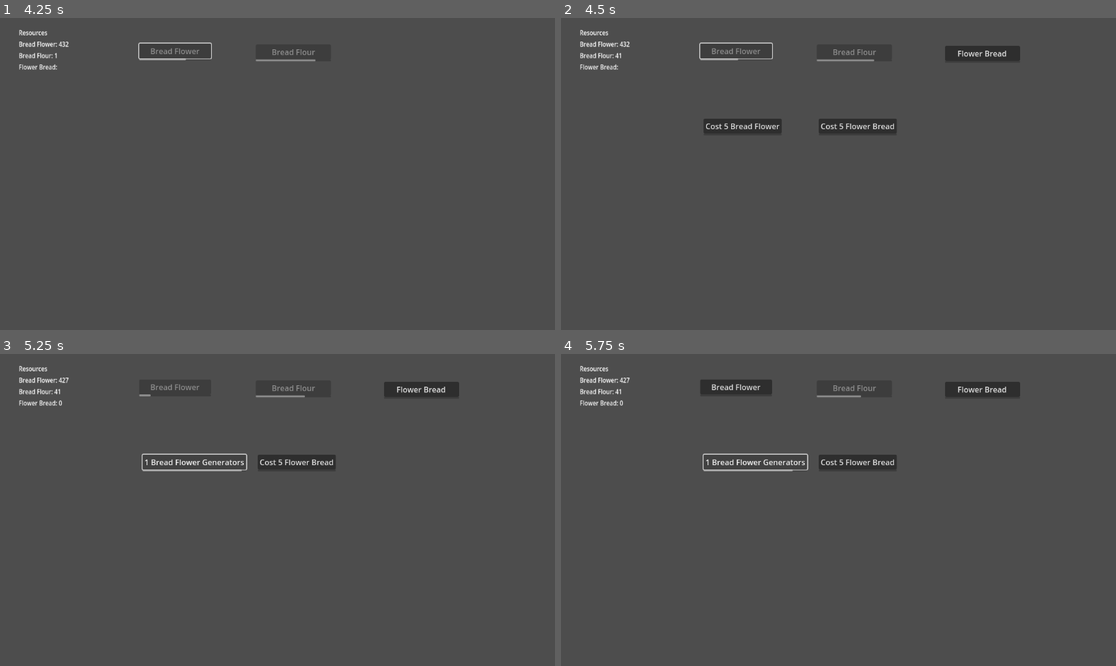
Above: before the commit, frames 1-4 (two rows, left to right).
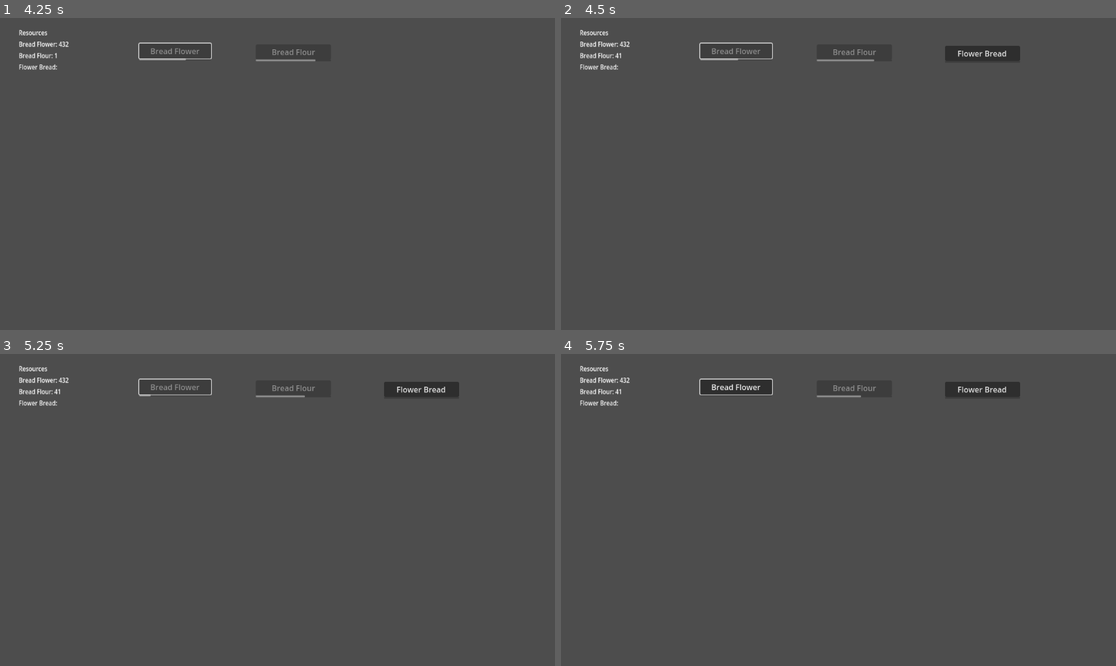
Above: after the commit, the same moments.

Repository: Quackstir/GlobalGameJam2024
Game: Godot game, scene res://main_menu.tscn
The game is run twice, just before and just after one commit, with the same random seed, the same clock (stepped at 60 frames per second) and the same inputs.
Inputs (mouse positions are in pixels of both pictures, inside the frame that each line leads up to):
- Up to frame 1 (4.25 s): click "PLAY" at 0.5 s; click "Bread Flower" at 1.25 s; move the mouse to (399, 158) at 2.02 s; hold 1 2.03-2.75 s; click "Bread Flour" at 2.75 s; click "Bread Flower" at 3.5 s
- Up to frame 2 (4.5 s): move the mouse to (727, 189) at 4.27 s; tap 2 at 4.35 s
- Up to frame 3 (5.25 s): click (183, 463) at 5 s, where only the run before the commit has a clickable "Cost 5 Bread Flower"
- Up to frame 4 (5.75 s): no input

Frame 1 is identical in both runs. In frame 2, 1.2% of the frame differs, in the area x 25-61%, y 32-37%; in frame 3, 1.1%; in frame 4, 1.1%.
Error after the commit: Parse Error: Expected indented block after function declaration. (res://Resource)

Commit message:
Added sfx to generators. Added all audio files

Diff:
--- a/GGJ 2024 Game/Objects/resource_generator.tscn
+++ b/GGJ 2024 Game/Objects/resource_generator.tscn
@@ -12,6 +12,21 @@
 theme_override_constants/separation = 0
 script = ExtResource("1_r1blx")
 resourceGeneratedLabel = ExtResource("2_a6ryy")
+TimeToGenerate = null
+Appear_BreadFlower = null
+Appear_BreadFlour = null
+Appear_FlowerBread = null
+Cost_BreadFlower = null
+CostIncrease_BreadFlower = null
+Cost_BreadFlour = null
+CostIncrease_BreadFlour = null
+Cost_FlowerBread = null
+CostIncrease_FlowerBread = null
+InitialGenerates_BreadFlower = null
+InitialGenerates_BreadFlour = null
+InitialGenerates_FlowerBread = null
+Text_BeforePurchase = null
+Text_Generates = null
 
 [node name="Time to Add" type="Timer" parent="."]
 process_callback = 0
@@ -33,5 +48,12 @@
 [node name="AudioStreamPlayer2D" type="AudioStreamPlayer2D" parent="."]
 stream = SubResource("AudioStreamWAV_yu7n4")
 
+[node name="ButtonClick" type="AudioStreamPlayer2D" parent="."]
+stream = SubResource("AudioStreamWAV_yu7n4")
+
+[node name="ButtonHover" type="AudioStreamPlayer2D" parent="."]
+stream = SubResource("AudioStreamWAV_yu7n4")
+
 [connection signal="timeout" from="Time to Add" to="." method="_on_time_to_add_timeout"]
 [connection signal="button_down" from="Generator Button" to="." method="_on_generator_button_button_down"]
+[connection signal="mouse_entered" from="Generator Button" to="." method="_on_generator_button_mouse_entered"]
--- a/GGJ 2024 Game/Resource Generator.gd
+++ b/GGJ 2024 Game/Resource Generator.gd
@@ -7,6 +7,7 @@
 @export var TimeToGenerate: float
 @export var SFX: AudioStreamWAV
 @onready var audio_stream_player_2d = $AudioStreamPlayer2D
+@onready var button_click = $ButtonClick
 
 @export_category("Appear at Amount")
 @export var Appear_BreadFlower: int
@@ -112,3 +113,6 @@
 	var format_string = "Cost %s Bread Flower \nCost %s Bread Flour \nCost %s Flower Bread"
 	var actual_string = format_string % [str(Cost_BreadFlower), str(Cost_BreadFlour), str(Cost_FlowerBread)];
 	generator_button.tooltip_text = actual_string
+
+
+func _on_generator_button_mouse_entered():
--- a/GGJ 2024 Game/game.tscn
+++ b/GGJ 2024 Game/game.tscn
@@ -1,10 +1,12 @@
-[gd_scene load_steps=8 format=3 uid="uid://df38chwp1fbss"]
+[gd_scene load_steps=10 format=3 uid="uid://df38chwp1fbss"]
 
 [ext_resource type="PackedScene" uid="uid://dg3uwahkagg3o" path="res://Objects/ResourceLabel.tscn" id="1_jp3d8"]
 [ext_resource type="Script" path="res://GameManager.gd" id="1_m5lb2"]
 [ext_resource type="Texture2D" uid="uid://udo31xfugt4p" path="res://Art/Background.png" id="2_3nj2y"]
 [ext_resource type="PackedScene" uid="uid://bvphef6wp11th" path="res://Objects/resource_generator.tscn" id="2_un4l8"]
-[ext_resource type="AudioStream" uid="uid://deoeafx2nqa4f" path="res://Audio/SFX/BreadGame Generator Left v.2.wav" id="4_7of1r"]
+[ext_resource type="AudioStream" uid="uid://deoeafx2nqa4f" path="res://Audio/SFX/Generator/BreadGame Generator Left v.2.wav" id="4_7of1r"]
+[ext_resource type="AudioStream" uid="uid://dkoiymhgudwh0" path="res://Audio/SFX/Generator/BreadGame Generator Middle v.2.wav" id="5_u54jv"]
+[ext_resource type="AudioStream" uid="uid://b6tbphl60bgjv" path="res://Audio/SFX/Generator/BreadGame Generator Right v.2.wav" id="6_hi454"]
 
 [sub_resource type="Animation" id="Animation_blfpj"]
 resource_name = "FadeGameOver"
@@ -103,53 +105,56 @@
 grow_horizontal = 2
 grow_vertical = 2
 
-[node name="Bread Flower Gen" parent="CanvasLayer/Control" node_paths=PackedStringArray("gameManager") instance=ExtResource("2_un4l8")]
+[node name="Bread Flower Gen" parent="CanvasLayer/Control" instance=ExtResource("2_un4l8")]
 layout_mode = 0
 offset_left = 296.0
 offset_top = 209.0
 offset_right = 452.83
 offset_bottom = 271.0
-gameManager = NodePath("../../..")
 TimeToGenerate = 5.0
-SFX = ExtResource("4_7of1r")
 Appear_BreadFlour = 3
 Cost_BreadFlower = 5
 CostIncrease_BreadFlower = 10
 InitialGenerates_BreadFlower = 5
 Text_BeforePurchase = "Cost 5 Bread Flower"
 Text_Generates = "Bread Flower Generators"
-
-[node name="Bread Flour Gen" parent="CanvasLayer/Control" node_paths=PackedStringArray("gameManager") instance=ExtResource("2_un4l8")]
+SFX = ExtResource("4_7of1r")
+gameManager = Object(Node2D,"_import_path":NodePath(""),"unique_name_in_owner":false,"process_mode":0,"process_priority":0,"process_physics_priority":0,"process_thread_group":0,"editor_description":"","visible":true,"modulate":Color(1, 1, 1, 1),"self_modulate":Color(1, 1, 1, 1),"show_behind_parent":false,"top_level":false,"clip_children":0,"light_mask":1,"visibility_layer":1,"z_index":0,"z_as_relative":true,"y_sort_enabled":false,"texture_filter":0,"texture_repeat":0,"material":null,"use_parent_material":false,"position":Vector2(0, 0),"rotation":0.0,"scale":Vector2(1, 1),"skew":0.0,"script":ExtResource("1_m5lb2"),"FlowerToBreadFlour":3,"FlourToFlowerBread":7)
+
+
+[node name="Bread Flour Gen" parent="CanvasLayer/Control" instance=ExtResource("2_un4l8")]
 layout_mode = 0
 offset_left = 535.0
 offset_top = 209.0
 offset_right = 691.83
 offset_bottom = 271.0
-gameManager = NodePath("../../..")
 TimeToGenerate = 7.0
-SFX = ExtResource("4_7of1r")
 Appear_BreadFlour = 7
 Cost_BreadFlour = 5
 CostIncrease_BreadFlour = 5
 InitialGenerates_BreadFlour = 5
 Text_BeforePurchase = "Cost 5 Flower Bread"
 Text_Generates = "Bread Flour Generators"
-
-[node name="Flower Bread Gen" parent="CanvasLayer/Control" node_paths=PackedStringArray("gameManager") instance=ExtResource("2_un4l8")]
+SFX = ExtResource("5_u54jv")
+gameManager = Object(Node2D,"_import_path":NodePath(""),"unique_name_in_owner":false,"process_mode":0,"process_priority":0,"process_physics_priority":0,"process_thread_group":0,"editor_description":"","visible":true,"modulate":Color(1, 1, 1, 1),"self_modulate":Color(1, 1, 1, 1),"show_behind_parent":false,"top_level":false,"clip_children":0,"light_mask":1,"visibility_layer":1,"z_index":0,"z_as_relative":true,"y_sort_enabled":false,"texture_filter":0,"texture_repeat":0,"material":null,"use_parent_material":false,"position":Vector2(0, 0),"rotation":0.0,"scale":Vector2(1, 1),"skew":0.0,"script":ExtResource("1_m5lb2"),"FlowerToBreadFlour":3,"FlourToFlowerBread":7)
+
+
+[node name="Flower Bread Gen" parent="CanvasLayer/Control" instance=ExtResource("2_un4l8")]
 layout_mode = 0
 offset_left = 800.0
 offset_top = 210.0
 offset_right = 956.83
 offset_bottom = 272.0
-gameManager = NodePath("../../..")
 TimeToGenerate = 10.0
-SFX = ExtResource("4_7of1r")
 Appear_FlowerBread = 13
 Cost_FlowerBread = 3
 CostIncrease_FlowerBread = 2
 InitialGenerates_FlowerBread = 5
 Text_BeforePurchase = "Cost 5 Bread Flour"
 Text_Generates = "Flower Bread Generators"
+SFX = ExtResource("6_hi454")
+gameManager = Object(Node2D,"_import_path":NodePath(""),"unique_name_in_owner":false,"process_mode":0,"process_priority":0,"process_physics_priority":0,"process_thread_group":0,"editor_description":"","visible":true,"modulate":Color(1, 1, 1, 1),"self_modulate":Color(1, 1, 1, 1),"show_behind_parent":false,"top_level":false,"clip_children":0,"light_mask":1,"visibility_layer":1,"z_index":0,"z_as_relative":true,"y_sort_enabled":false,"texture_filter":0,"texture_repeat":0,"material":null,"use_parent_material":false,"position":Vector2(0, 0),"rotation":0.0,"scale":Vector2(1, 1),"skew":0.0,"script":ExtResource("1_m5lb2"),"FlowerToBreadFlour":3,"FlourToFlowerBread":7)
+
 
 [node name="Bread Flower Container" type="VBoxContainer" parent="CanvasLayer/Control"]
 layout_mode = 0
Not shown, added: GGJ 2024 Game/Audio/Music/BreadGame EndingJingle MASTER v.1.mp3.import
Not shown, added: GGJ 2024 Game/Audio/Music/BreadGame MAIN music MASTER v.1.mp3.import
Not shown, added: GGJ 2024 Game/Audio/Music/BreadGame MenuMusic MASTER v.1.mp3.import
Not shown, removed: GGJ 2024 Game/Audio/SFX/BreadGame Generator Left v.2.wav.import
Not shown, added: GGJ 2024 Game/Audio/SFX/Generator/BreadGame Generator Left v.2.wav.import
Not shown, added: GGJ 2024 Game/Audio/SFX/Generator/BreadGame Generator Middle v.2.wav.import
Not shown, added: GGJ 2024 Game/Audio/SFX/Generator/BreadGame Generator Right v.2.wav.import
Not shown, added: GGJ 2024 Game/Audio/SFX/Menu/BreadGame Menu click A v.1.wav.import
Not shown, added: GGJ 2024 Game/Audio/SFX/Menu/BreadGame Menu hover v.1.wav.import
Not shown, added: GGJ 2024 Game/Audio/Music/BreadGame EndingJingle MASTER v.1.mp3
Not shown, added: GGJ 2024 Game/Audio/Music/BreadGame MAIN music MASTER v.1.mp3
Not shown, added: GGJ 2024 Game/Audio/Music/BreadGame MenuMusic MASTER v.1.mp3
(and 5 more such lines)
